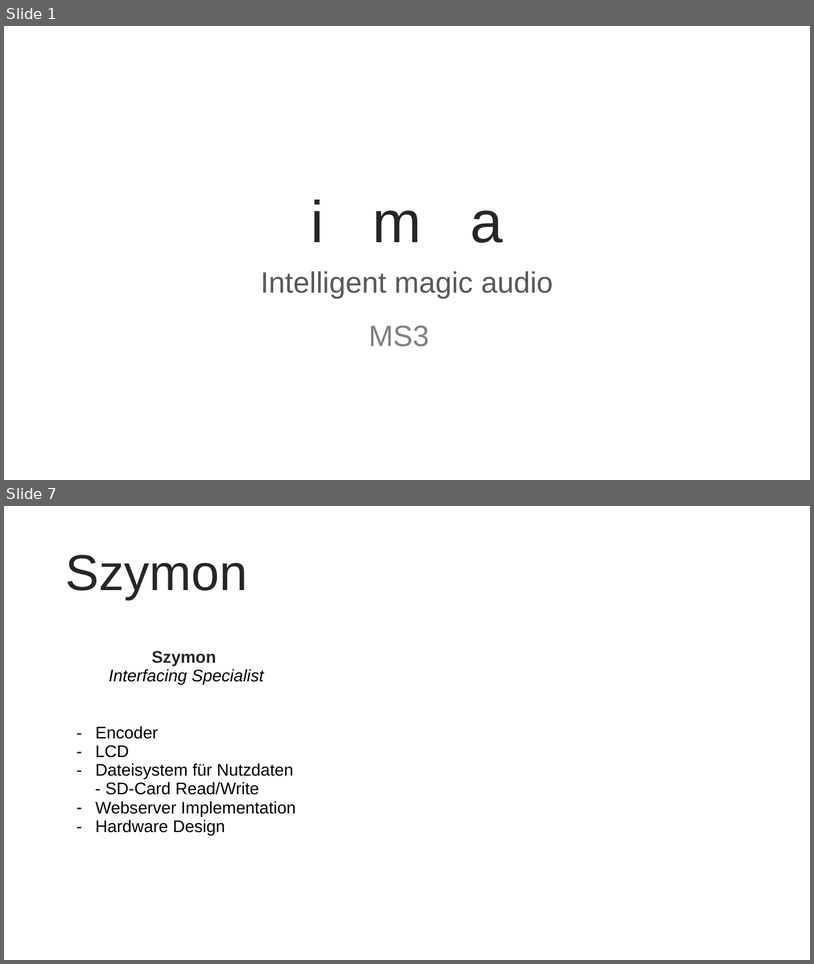
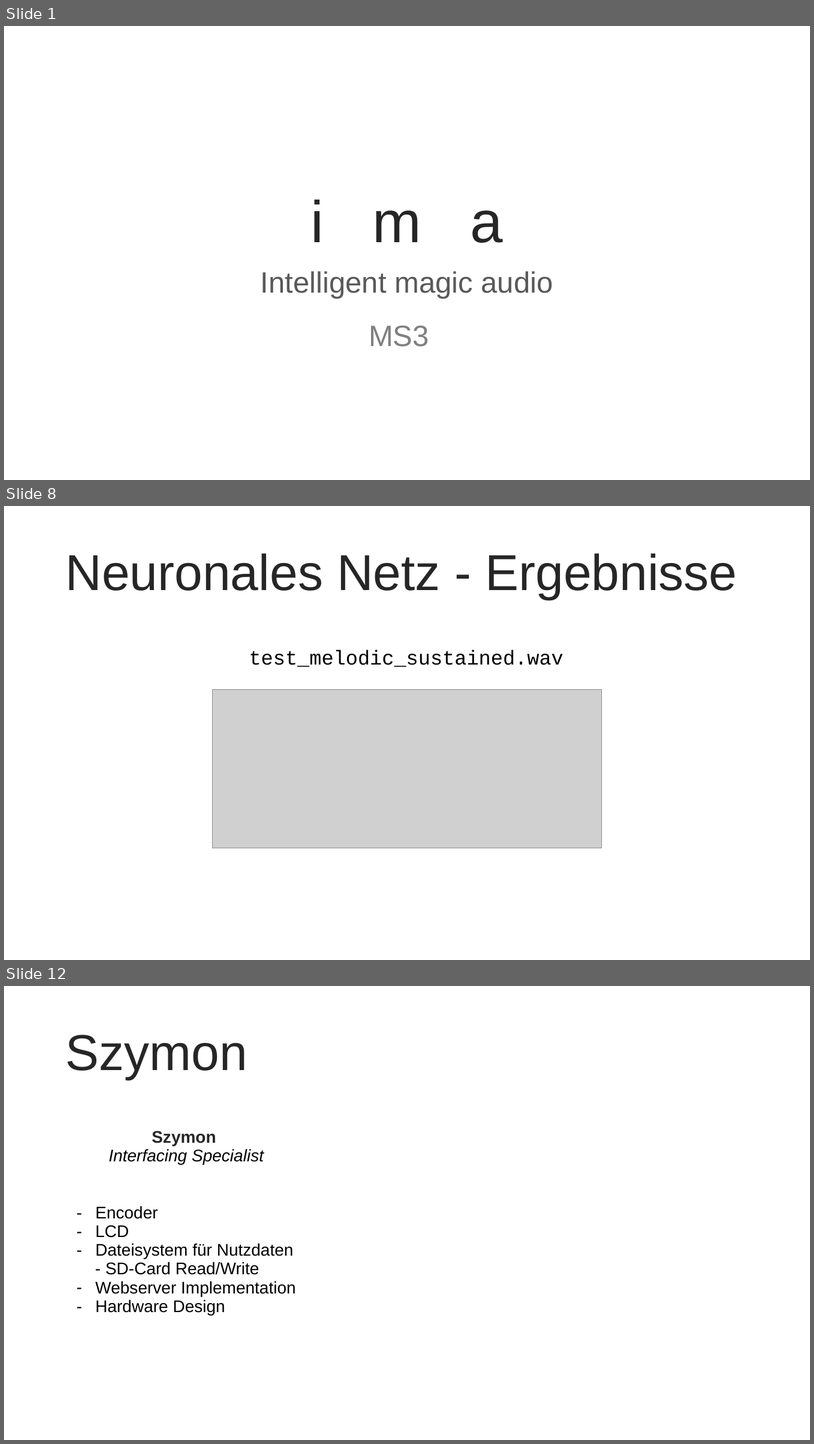
Before and after one commit to Shimizip/Intelligent-Magic-Audio, a slide deck: praesi/ima_ms3.pptx. Shown one above the other, each under a label of ours: slides 1 and 7 before the commit, slides 1, 8 and 12 after it; the slides between them are not shown. The pictures are 814x964 and 814x1444 pixels, drawn with LibreOffice and Linux fonts; fonts in the diff are those of the drawing; grey boxes stand for pictures; background and template pictures are left out. Boxes give left, top, right and bottom in pixels: in the first picture for what was removed or moved away, otherwise in the second. Text is boxed around its words. In the diff, an @@ line names an element or a change of style, - is before the commit and + after.

```diff
--- a/praesi/ima_ms3.pptx
+++ b/praesi/ima_ms3.pptx
@@ slide 8 added at box(4, 506, 810, 960), background picture (left out) @@
@@ title added at box(65, 553, 737, 599), 60 pt, text #262626 @@
+Neuronales Netz - Ergebnisse
@@ text added at box(249, 650, 564, 667), 24 pt, text #000000 @@
+  test_melodic_sustained.wav
@@ picture added at box(213, 690, 602, 848) @@
@@ what was slide 7 is now slide 12 @@
```
Also in this commit, not shown: 3 slides changed, 7 other slides added, 4 slides removed.
